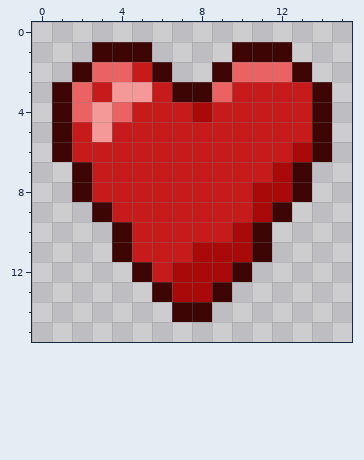
Pixel-art sprite -- RogueLike/graphics/ui/heartcontainerFill.png. The first picture shows the starting point.
The file is 16x16 pixels. Colours within 5 levels of each other are drawn and written as one.
After:
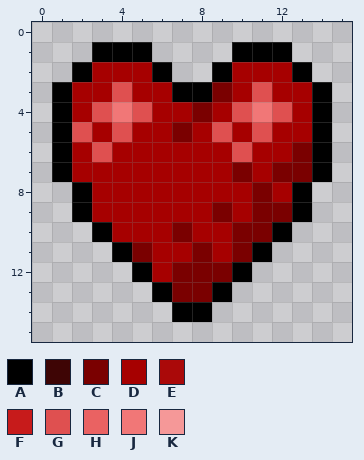
Palette (. is transparent): A #000000  B #3e0505  C #7a0000  D #a60000  E #aa0909  F #c71b1b  G #df5050  H #ea6262  J #f17777  K #f59898
Difference:
Changed rows in their new state; - is an unchanged pixel.
first column x 1:
 1 --AAA----AAA--
 2 -ADDDA--ADDDA-
 3 ADDGDDAACDGDDA
 4 ADGJGDDCDGJGDA
 5 AGDGDDCDGDGDDA
 6 ADGDDDDDDGDDCA
 7 ADDDDDDDDCDCCA
 8 -ADDDDDDDDCDA-
 9 -ADDDDDDCDCCA-
10 --ADDDCDDCCA--
11 ---ACDDCDCA---
12 ----ADCCCA----
13 -----ACCA-----
14 ------AA------
Boxes around the changes in both pictures, in picture pixels (x1, y1, x2, y2):
changed: (52, 42, 332, 322)
